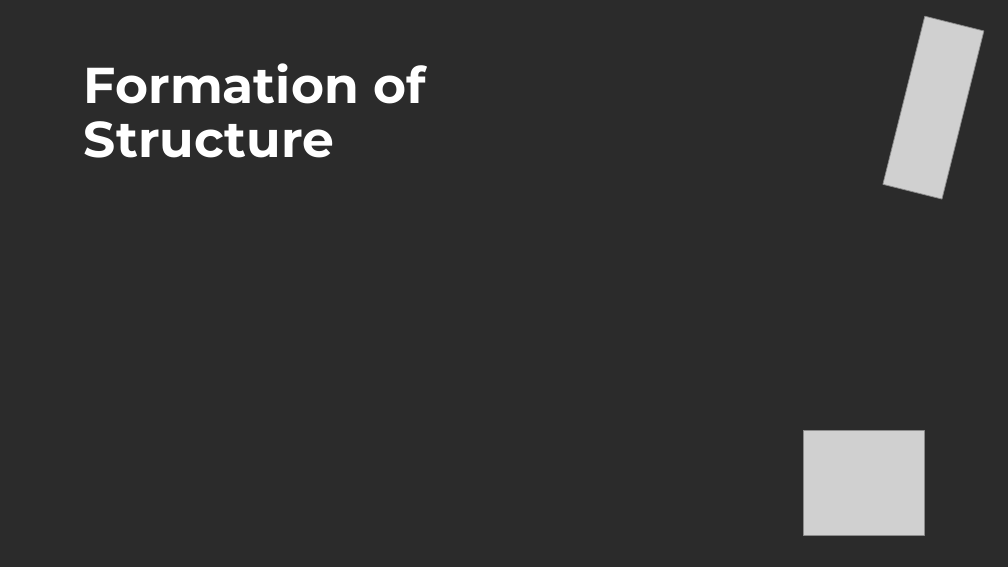
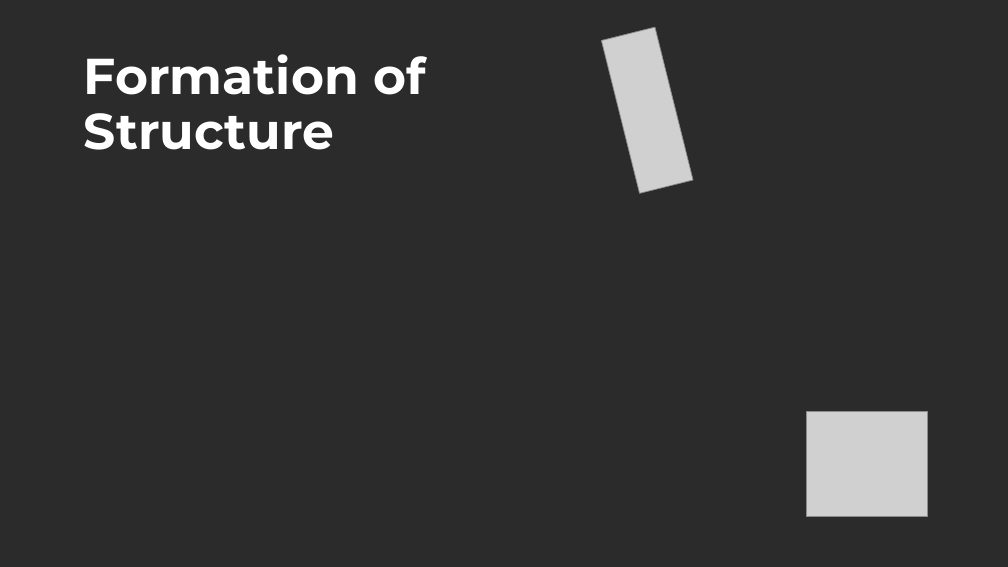
Before and after one commit to linneamoritznyc/final-SFWsite-Linnea, a slide deck: slide 3 of exports/stephanie/how-it-works/how-it-works-thumbnails.pptx. Drawn at 1008x567 pixels with LibreOffice and Linux fonts; fonts in the diff are those of the drawing; grey boxes stand for pictures; background and template pictures are left out; a plain dark background stands for a picture behind light text. Boxes give left, top, right and bottom in pixels: in the first picture for what was removed or moved away, otherwise in the second. Text is boxed around its words. In the diff, an @@ line names an element or a change of style, - is before the commit and + after.

```diff
--- a/exports/stephanie/how-it-works/how-it-works-thumbnails.pptx
+++ b/exports/stephanie/how-it-works/how-it-works-thumbnails.pptx
@@ picture added at (602,27,693,193) @@
@@ picture removed at (883,16,984,199) @@
@@ text "Formation of": place and size @@
-text "Formation of" at (84,63,426,158)
+text "Formation of" at (84,54,426,150)
@@ picture: place and size @@
-picture at (803,430,924,535)
+picture at (807,412,928,517)
```
Also in this commit, not shown: 5 other slides changed, 13 other files.
